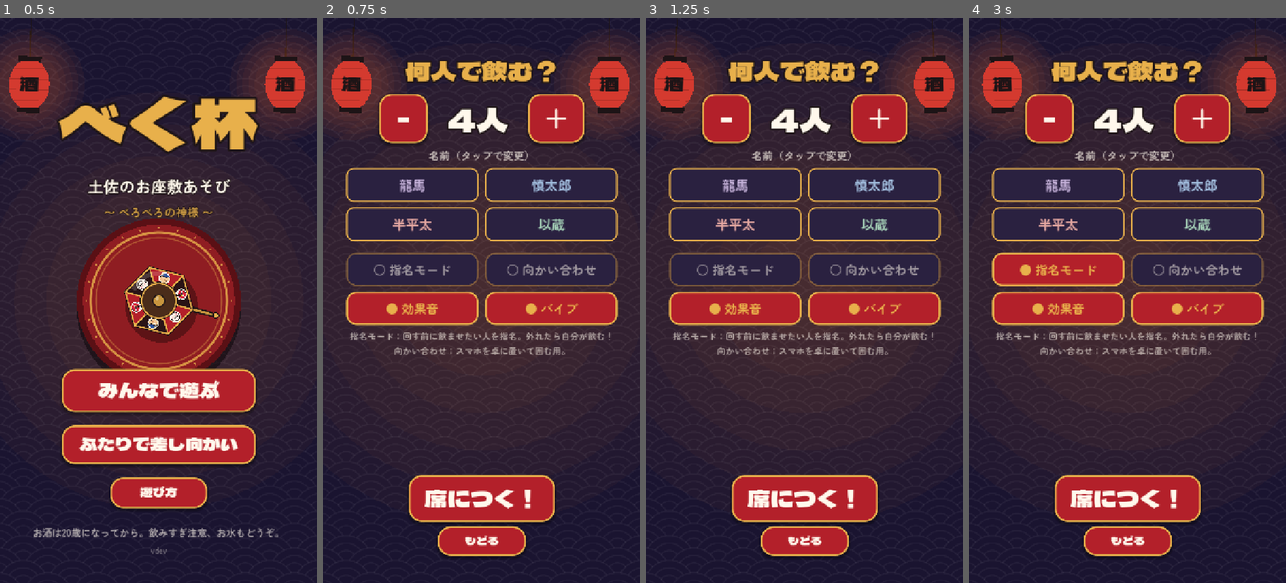
Above: before the commit, frames 1-4 (left to right).
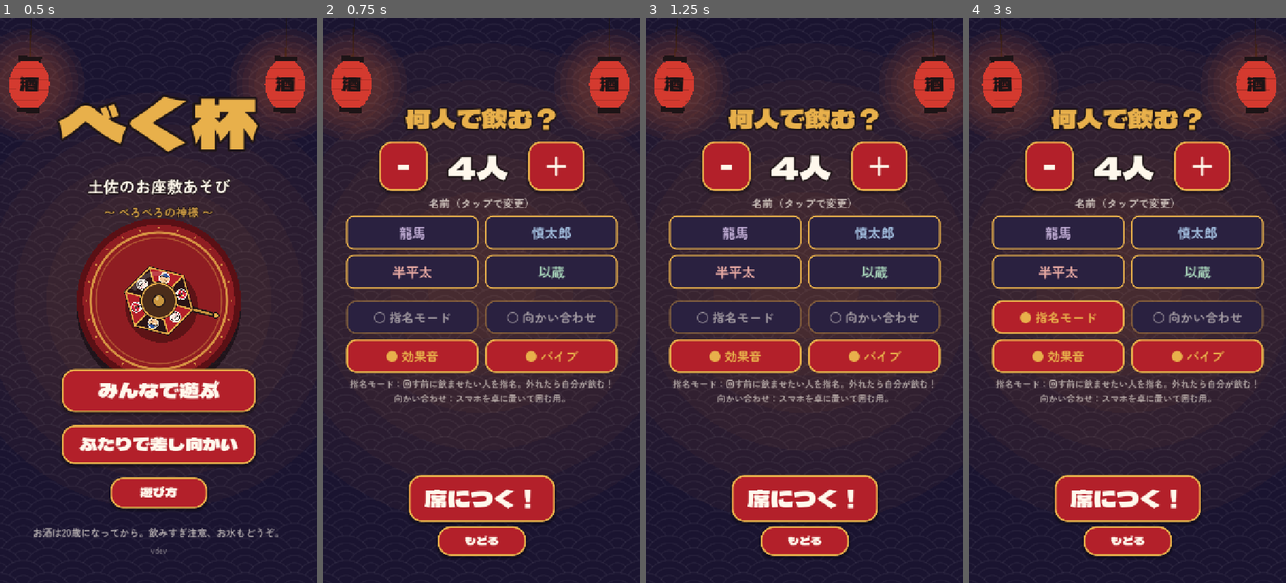
Above: after the commit, the same moments.

Repository: seanw94/Trip-poc
Game: Godot game, scene res://main.tscn
Same seed, same stepped clock (60 frames per second), same inputs: the game is played once before the commit and once after it.
Inputs:
- Up to frame 1 (0.5 s): no input
- Up to frame 2 (0.75 s): click "みんなで遊ぶ" at 0.5 s
- Up to frame 3 (1.25 s): no input
- Up to frame 4 (3 s): click "－" at 1.25 s; click "＋" at 2 s; click "○ 指名モード" at 2.75 s

Frame 1 is identical in both runs. In frame 2, 25% of the frame differs, in the area x 7-94%, y 7-68%; in frame 3, 25%; in frame 4, 26%.

Commit message:
CI: launch the APK on an Android emulator; screenshot the toppled top
Co-Authored-By: Claude Opus 5.5 <noreply@anthropic.com>
Claude-Session: https://claude.ai/code/session_01X5LdLpUut5eYr65jHTPfjh

Diff:
--- a/scripts/main.gd
+++ b/scripts/main.gd
@@ -749,7 +749,7 @@
 func _build_setup() -> Control:
 	var root := UI.full_rect(self)
 	var box := UI.vbox(root, 36, 10)
-	box.add_child(UI.spacer(30))
+	box.add_child(UI.expand())
 	box.add_child(UI.label("何人で飲む？", UI.TITLE_FONT, 58, UI.GOLD, 14))
 	var row := UI.hbox(24)
 	var minus := _btn("－", 56, func(): _set_count(player_count - 1), 110)
--- a/tests/shots.gd
+++ b/tests/shots.gd
@@ -32,6 +32,12 @@
 	game.spin_with(32.0)
 	await _settle(0.7)
 	await _shot("04_spinning")
+	Engine.time_scale = 6.0
+	while not game.koma.show_face:
+		await get_tree().process_frame
+	Engine.time_scale = 1.0
+	await _settle(0.15)
+	await _shot("04b_toppled")
 	await _until_reveal()
 	await _settle(0.8)
 	await _shot("05_reveal")
@@ -59,7 +65,8 @@
 	game.set_option("declare", true)
 	game.open_setup(2, true)
 	game.start_play()
-	game.declare(1)
+	# name the top player: hit or miss, the top player drinks, so the card must flip
+	game.declare(0)
 	await _settle(0.5)
 	await _shot("09_duo_declared")
 	game.spin_with(30.0)
Not shown, changed: .github/workflows/build.yml
